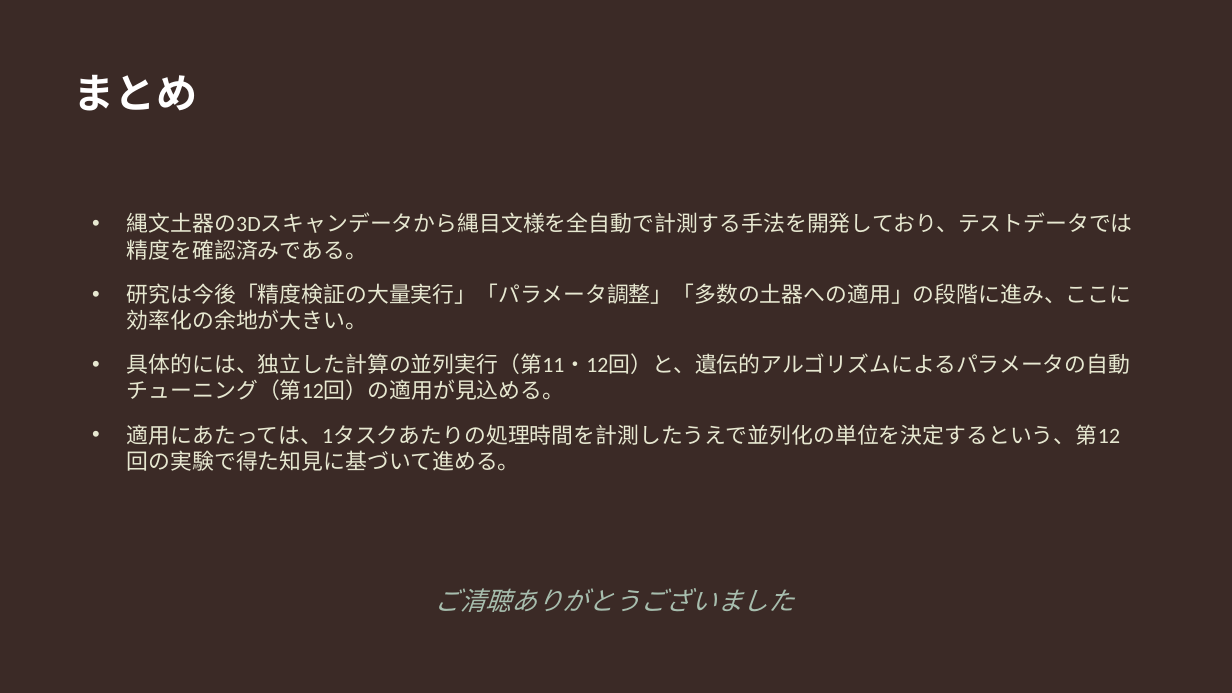
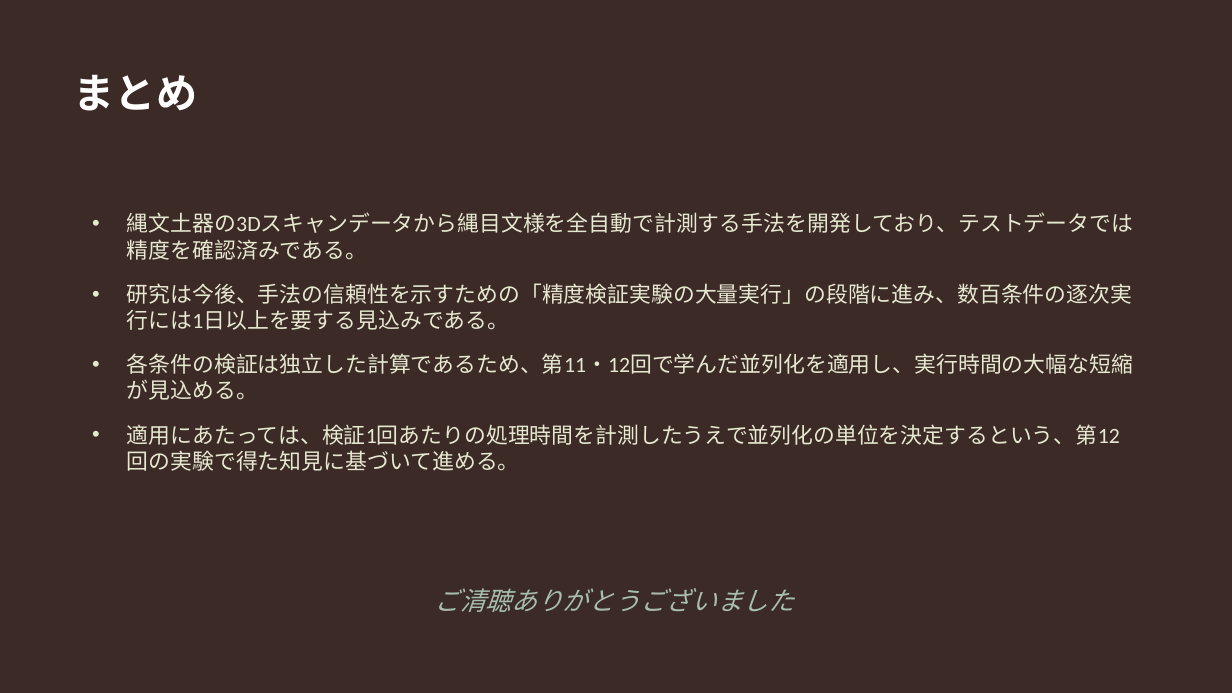
Before and after one commit to Ryusan09/MultivariatAanalysis, a slide deck: slide 9 of 13/第13回発表_修士研究と大規模計算.pptx. Drawn at 1232x693 pixels with LibreOffice and Linux fonts; fonts in the diff are those of the drawing. Boxes give left, top, right and bottom in pixels: in the first picture for what was removed or moved away, otherwise in the second. Text is boxed around its words. In the diff, an @@ line names an element or a change of style, - is before the commit and + after.

```diff
--- a/13/第13回発表_修士研究と大規模計算.pptx
+++ b/13/第13回発表_修士研究と大規模計算.pptx
@@ text at (127, 283, 1133, 471): text changed @@
-• 研究は今後「精度検証の大量実行」「パラメータ調整」「多数の土器への適用」の段階に進み、ここに効率化の余地が大きい。
-• 具体的には、独立した計算の並列実行（第11・12回）と、遺伝的アルゴリズムによるパラメータの自動チューニング（第12回）の適用が見込める。
-• 適用にあたっては、1タスクあたりの処理時間を計測したうえで並列化の単位を決定するという、第12回の実験で得た知見に基づいて進める。
+• 研究は今後、手法の信頼性を示すための「精度検証実験の大量実行」の段階に進み、数百条件の逐次実行には1日以上を要する見込みである。
+• 各条件の検証は独立した計算であるため、第11・12回で学んだ並列化を適用し、実行時間の大幅な短縮が見込める。
+• 適用にあたっては、検証1回あたりの処理時間を計測したうえで並列化の単位を決定するという、第12回の実験で得た知見に基づいて進める。
```
Also in this commit, not shown: 2 other slides changed, 1 slide added, 1 slide removed.
